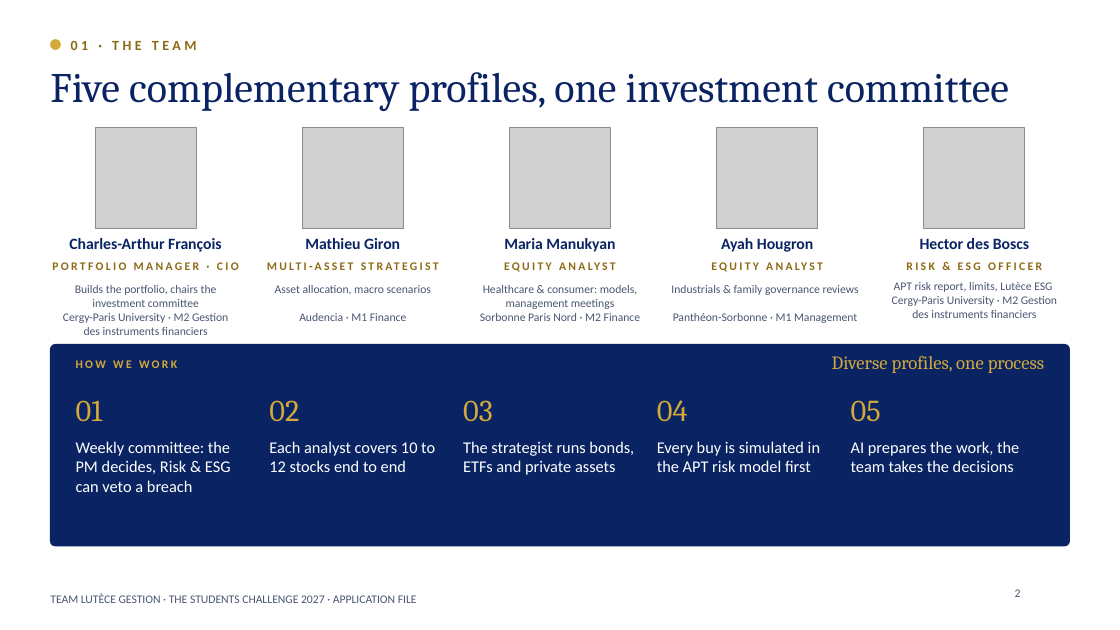
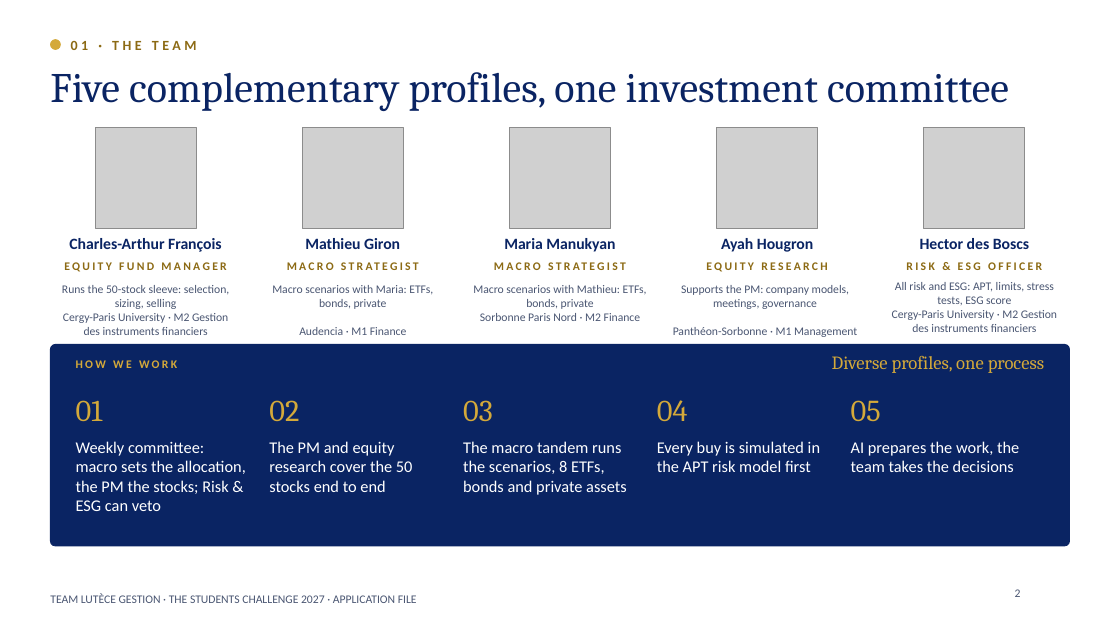
Before and after one commit to charlesarthurfrancois-sys/ponytail, a slide deck: slide 2 of student-challenge/Lutece_Gestion_Application_Students_Challenge_2027.pptx. Drawn at 1120x630 pixels with LibreOffice and Linux fonts; fonts in the diff are those of the drawing; grey boxes stand for pictures; background and template pictures are left out. Boxes give left, top, right and bottom in pixels: in the first picture for what was removed or moved away, otherwise in the second. Text is boxed around its words. In the diff, an @@ line names an element or a change of style, - is before the commit and + after.

```diff
--- a/student-challenge/Lutece_Gestion_Application_Students_Challenge_2027.pptx
+++ b/student-challenge/Lutece_Gestion_Application_Students_Challenge_2027.pptx
@@ text at (64, 262, 226, 272): text changed @@
-PORTFOLIO MANAGER · CIO
+EQUITY FUND MANAGER
@@ text at (258, 259, 449, 279): text changed @@
-MULTI-ASSET STRATEGIST
+MACRO STRATEGIST
@@ text at (465, 259, 655, 279): text changed @@
-EQUITY ANALYST
+MACRO STRATEGIST
@@ text at (706, 262, 828, 272): text changed @@
-EQUITY ANALYST
+EQUITY RESEARCH
@@ text at (62, 285, 229, 309): text changed @@
-Builds the portfolio, chairs the investment committee
+Runs the 50-stock sleeve: selection, sizing, selling
@@ text at (272, 285, 433, 309): text changed @@
-Asset allocation, macro scenarios
+Macro scenarios with Maria: ETFs, bonds, private
@@ text at (473, 285, 647, 309): text changed @@
-Healthcare & consumer: models, management meetings
+Macro scenarios with Mathieu: ETFs, bonds, private
@@ text at (681, 285, 849, 309): text changed @@
-Industrials & family governance reviews
+Supports the PM: company models, meetings, governance
@@ text at (895, 282, 1054, 305): text changed @@
-APT risk report, limits, Lutèce ESG
+All risk and ESG: APT, limits, stress tests, ESG score
@@ text at (76, 441, 246, 511): text changed @@
-Weekly committee: the PM decides, Risk & ESG can veto a breach
+Weekly committee: macro sets the allocation, the PM the stocks; Risk & ESG can veto
@@ text at (269, 441, 413, 492): text changed @@
-Each analyst covers 10 to 12 stocks end to end
+The PM and equity research cover the 50 stocks end to end
@@ text at (463, 441, 627, 495): text changed @@
-The strategist runs bonds, ETFs and private assets
+The macro tandem runs the scenarios, 8 ETFs, bonds and private assets
```
Also in this commit, not shown: 4 other slides changed, 1 other file.
